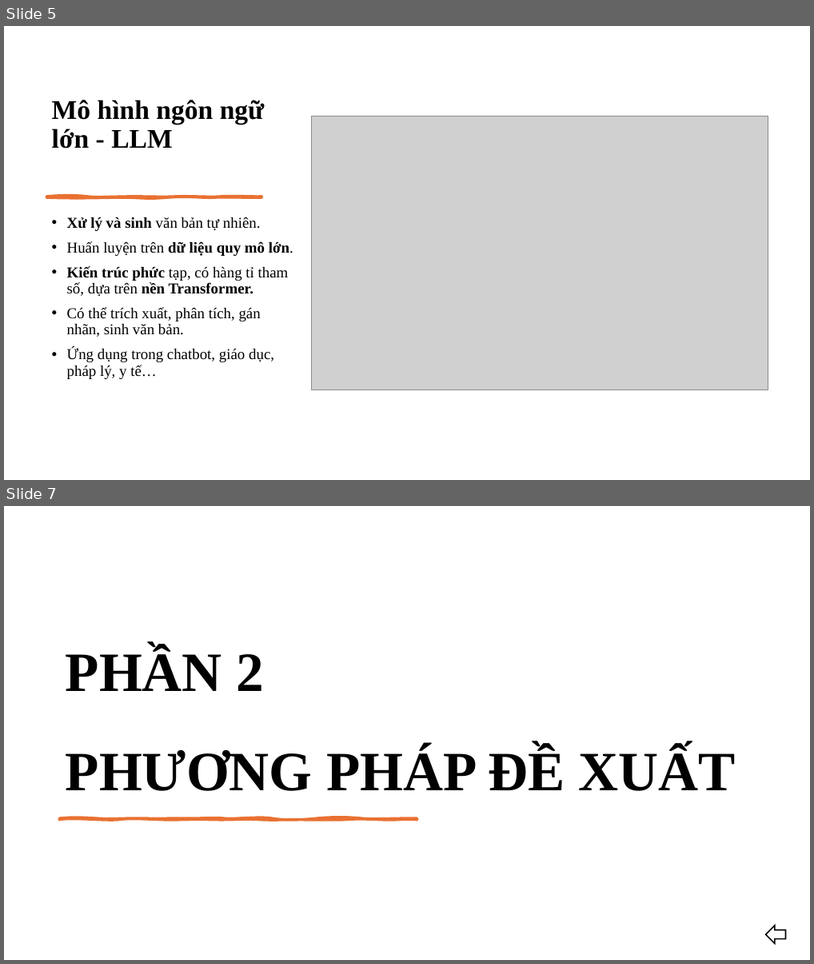
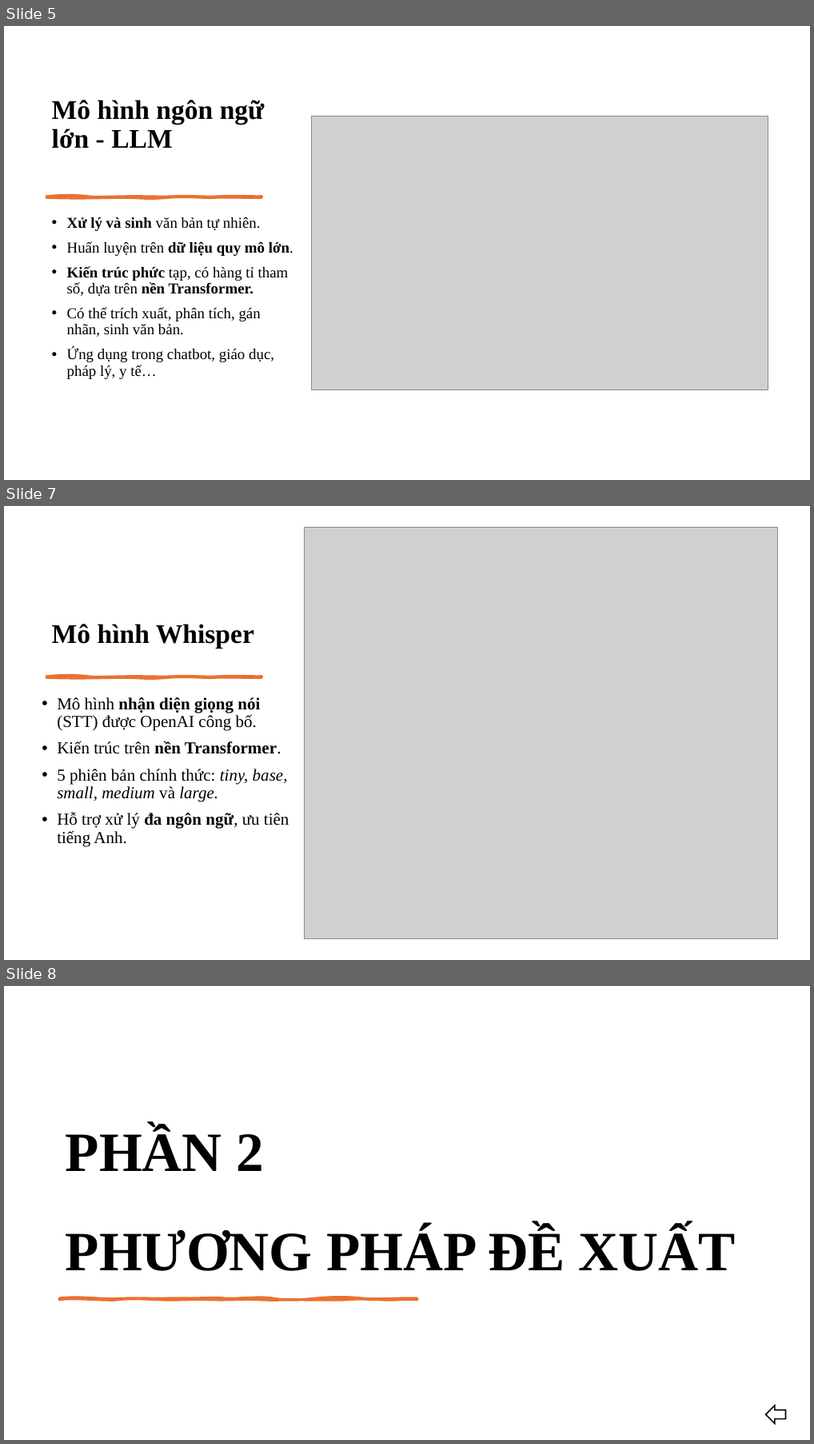
Before and after one commit to ngovanuc/Vietnamese_History_Chatbot, a slide deck: documents/slide bao cao.pptx. Shown one above the other, each under a label of ours: slides 5 and 7 before the commit, slides 5, 7 and 8 after it; the slides between them are not shown. The pictures are 814x964 and 814x1444 pixels, drawn with LibreOffice and Linux fonts; fonts in the diff are those of the drawing; grey boxes stand for pictures. Boxes give left, top, right and bottom in pixels: in the first picture for what was removed or moved away, otherwise in the second. Text is boxed around its words. In the diff, an @@ line names an element or a change of style, - is before the commit and + after.

```diff
--- a/documents/slide bao cao.pptx
+++ b/documents/slide bao cao.pptx
@@ slide 7 added at [4,506,810,960], background #FFFFFF @@
@@ picture added at [305,527,779,938] @@
@@ text added at [52,624,254,648], 32 pt, text #000000, bold @@
+Mô hình Whisper
@@ freeform shape added at [46,676,262,677], fill #E97132, outline #E97132 3 pt @@
@@ text added at [57,697,289,847], 20 pt, text #000000 @@
+• Mô hình nhận diện giọng nói (STT) được OpenAI công bố.
+• Kiến trúc trên nền Transformer.
+• 5 phiên bản chính thức: tiny, base, small, medium và large.
+• Hỗ trợ xử lý đa ngôn ngữ, ưu tiên tiếng Anh.
@@ what was slide 7 is now slide 8 @@
```
Also in this commit, not shown: 7 slides changed, 6 other files.
